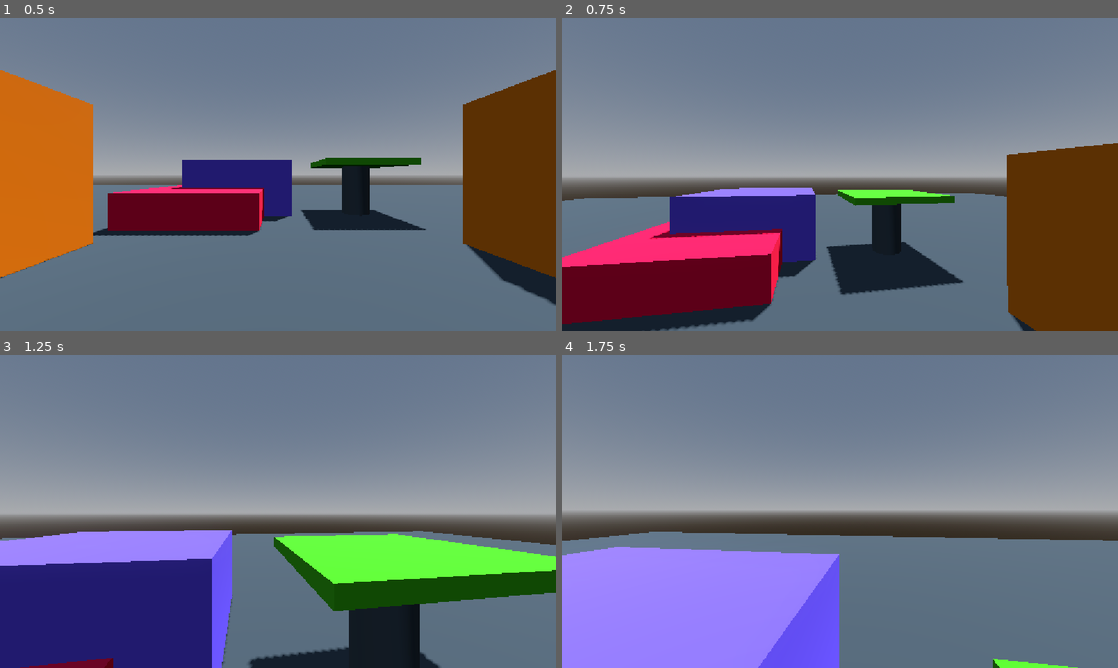
Above: before the commit, frames 1-4 (two rows, left to right).
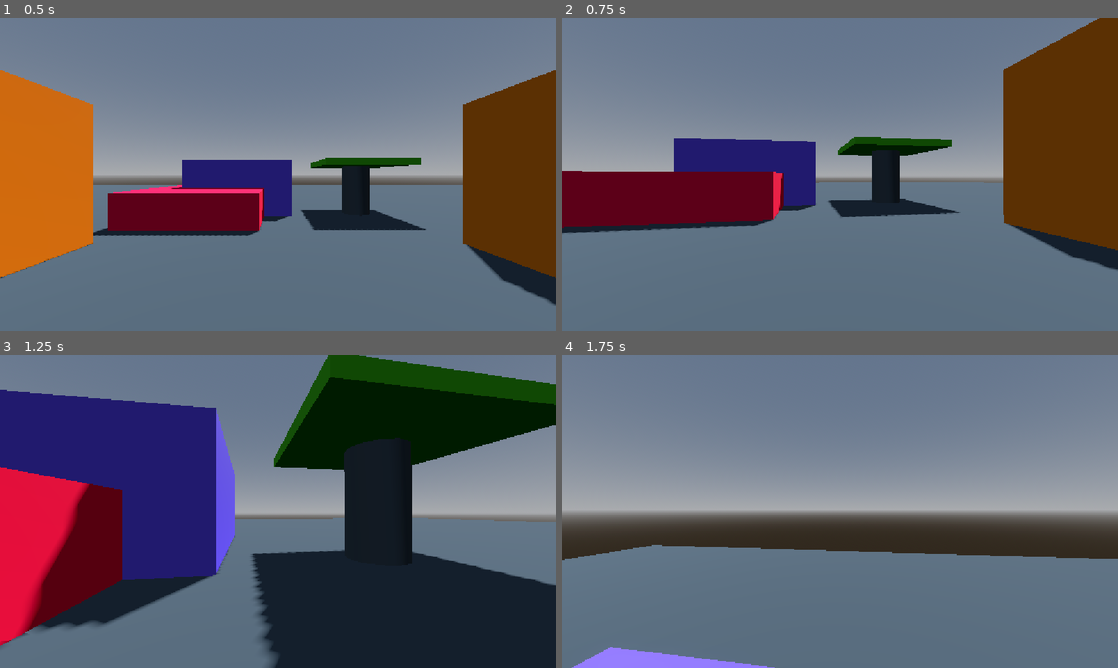
Above: after the commit, the same moments.

Repository: zednotfound/ultimate_godot
Game: Godot game, scene res://1_input/input_module.tscn
Same seed, same stepped clock (60 frames per second), same inputs: the game is played once before the commit and once after it.
Inputs (mouse positions are in pixels of both pictures, inside the frame that each line leads up to):
- Up to frame 1 (0.5 s): no input
- Up to frame 2 (0.75 s): tap Enter at 0.5 s; move the mouse to (867, 174) at 0.52 s; hold W (move_forward) from 0.53 s (still down); hold Space (jump) from 0.53 s (still down); tap Ctrl (crouch) at 0.6 s; click (867, 174) at 0.67 s
- Up to frame 3 (1.25 s): keep holding W (move_forward); keep holding Space (jump)
- Up to frame 4 (1.75 s): keep holding W (move_forward); move the mouse to (812, 511) at 1.27 s; release Space (jump) at 1.28 s; tap Space (jump) at 1.35, 1.52 s; click (812, 511) at 1.42 s; tap Ctrl (crouch) at 1.55 s

Frame 1 is identical in both runs. In frame 2, 43% of the frame differs, in the area x 0-100%, y 0-100%; in frame 3, 71%; in frame 4, 23%.

Commit message:
Exercise 1.3-1.5

Diff:
--- a/0_sandbox/player/player.gd
+++ b/0_sandbox/player/player.gd
@@ -1,18 +1,4 @@
-#########################################
-##  Starter Controller by GameDev.tv   ##
-#########################################
-
-# Bare-bones First Person Character Controller for the GameDev.tv Ultimate Godot Program
-# Use this as a starting point for your player at the start of the program
-
-# Installation Instructions:
-# 1. Download the project files and unzip them.
-# 2. Open the project folder in the file explorer.
-# 3. Locate the starter_controller folder.
-# 4. Copy the starter_controller.tscn and starter_controller.gd into your own project.
-
-# License: CC0
-
+class_name Player
 extends CharacterBody3D
 
 # Debug
@@ -36,14 +22,26 @@
 var max_speed := 0.0
 var movement_drag := 0.0
 var movement_direction := Vector3.ZERO
+var jump_charge := 0.0
+var is_crouching := false:
+	set(value):
+		is_crouching = value
+		if not is_crouching:
+			player_animation.play_backwards("crouch")
+		else:
+			player_animation.play("crouch")
 
 # Gravity and Jumping
 @export_group("Gravity and Jumping")
 @export var gravity := 18.0
-@export var jump_force := 10.0
+@export_range(0.1, 30.0) var min_jump_force := 5.0
+@export_range(0.2, 50.0) var max_jump_force := 15.0
+@export_range(0.5, 5.0) var jump_charge_time := 2.0
+@export_range(1.0, 30.0) var jump_camera_stretch := 12.0
 
-# Onready Variables
-@onready var camera_3d: Camera3D = $Camera3D
+@onready var camera: Camera3D = $Camera3D
+@onready var camera_starting_fov := camera.fov
+@onready var player_animation: AnimationPlayer = $PlayerAnimation
 
 
 func _ready() -> void:
@@ -54,7 +52,7 @@
 	set_new_max_speed(move_speed)
 
 
-func _process(_delta: float) -> void:
+func _process(delta: float) -> void:
 	# Capture the mouse if the left mouse button is pressed
 	if (
 		Input.is_mouse_button_pressed(MOUSE_BUTTON_LEFT)
@@ -83,9 +81,33 @@
 	set_movement_direction(new_move_dir)
 	determine_player_move_speed()
 
-	# Jump check
+	# Charge up jump
 	if Input.is_action_just_pressed("jump"):
-		jump()
+		camera.v_offset = -0.05
+	if Input.is_action_pressed("jump"):
+		jump_charge = min(jump_charge_time, jump_charge + delta)
+		camera.fov = camera_starting_fov + (jump_charge / jump_charge_time) * jump_camera_stretch
+	# Release charged jump
+	elif Input.is_action_just_released("jump"):
+		if is_crouching:
+			is_crouching = false
+		var jump_force = (
+			min_jump_force + ((jump_charge / jump_charge_time) * (max_jump_force - min_jump_force))
+		)
+		jump(jump_force)
+		jump_charge = 0
+		camera.v_offset = 0
+		camera.fov = camera_starting_fov
+
+	# Crouch
+	if Input.is_action_just_pressed("crouch"):
+		is_crouching = not is_crouching
+		# if not is_crouching:
+		# 	player_animation.play("crouch")
+		# 	is_crouching = true
+		# else:
+		# 	player_animation.play_backwards("crouch")
+		# 	is_crouching = false
 
 
 func _physics_process(delta: float) -> void:
@@ -123,20 +145,20 @@
 
 func _input(event: InputEvent) -> void:
 	# Rotate the camera based on mouse motion
-	if (event is InputEventMouseMotion) && (Input.mouse_mode == Input.MOUSE_MODE_CAPTURED):
+	if event is InputEventMouseMotion and Input.mouse_mode == Input.MOUSE_MODE_CAPTURED:
 		# Rotate the controller left and right based on horizontal mouse motion
 		rotation_degrees.y -= event.relative.x * mouse_sensitivity.x
 
 		# Rotate the camera up and down based on vertical mouse motion
-		camera_3d.rotation_degrees.x -= event.relative.y * mouse_sensitivity.y
+		camera.rotation_degrees.x -= event.relative.y * mouse_sensitivity.y
 
 		# Clamp the camera rotation between min and max look angles
-		camera_3d.rotation_degrees.x = clampf(
-			camera_3d.rotation_degrees.x, min_vertical_look_angle, max_vertical_look_angle
+		camera.rotation_degrees.x = clampf(
+			camera.rotation_degrees.x, min_vertical_look_angle, max_vertical_look_angle
 		)
 
 
-func jump() -> void:
+func jump(jump_force: float) -> void:
 	if is_on_floor():
 		velocity.y = jump_force
 
--- a/0_sandbox/player/player.tscn
+++ b/0_sandbox/player/player.tscn
@@ -14,9 +14,145 @@
 radius = 0.48
 height = 1.98
 
+[sub_resource type="Animation" id="Animation_87oom"]
+length = 0.001
+tracks/0/type = "value"
+tracks/0/imported = false
+tracks/0/enabled = true
+tracks/0/path = NodePath("CapsuleMesh:mesh:height")
+tracks/0/interp = 1
+tracks/0/loop_wrap = true
+tracks/0/keys = {
+"times": PackedFloat32Array(0),
+"transitions": PackedFloat32Array(1),
+"update": 0,
+"values": [1.98]
+}
+tracks/1/type = "value"
+tracks/1/imported = false
+tracks/1/enabled = true
+tracks/1/path = NodePath("CapsuleMesh:position")
+tracks/1/interp = 1
+tracks/1/loop_wrap = true
+tracks/1/keys = {
+"times": PackedFloat32Array(0),
+"transitions": PackedFloat32Array(1),
+"update": 0,
+"values": [Vector3(0, 1, 0)]
+}
+tracks/2/type = "value"
+tracks/2/imported = false
+tracks/2/enabled = true
+tracks/2/path = NodePath("CollisionShape3D:shape:height")
+tracks/2/interp = 1
+tracks/2/loop_wrap = true
+tracks/2/keys = {
+"times": PackedFloat32Array(0),
+"transitions": PackedFloat32Array(1),
+"update": 0,
+"values": [1.98]
+}
+tracks/3/type = "value"
+tracks/3/imported = false
+tracks/3/enabled = true
+tracks/3/path = NodePath("CollisionShape3D:position")
+tracks/3/interp = 1
+tracks/3/loop_wrap = true
+tracks/3/keys = {
+"times": PackedFloat32Array(0),
+"transitions": PackedFloat32Array(1),
+"update": 0,
+"values": [Vector3(0, 1, 0)]
+}
+tracks/4/type = "value"
+tracks/4/imported = false
+tracks/4/enabled = true
+tracks/4/path = NodePath("Camera3D:position")
+tracks/4/interp = 1
+tracks/4/loop_wrap = true
+tracks/4/keys = {
+"times": PackedFloat32Array(0),
+"transitions": PackedFloat32Array(1),
+"update": 0,
+"values": [Vector3(0, 1.5, -0.1)]
+}
+
+[sub_resource type="Animation" id="Animation_4up0j"]
+resource_name = "crouch"
+length = 0.13333334
+tracks/0/type = "value"
+tracks/0/imported = false
+tracks/0/enabled = true
+tracks/0/path = NodePath("CapsuleMesh:mesh:height")
+tracks/0/interp = 1
+tracks/0/loop_wrap = true
+tracks/0/keys = {
+"times": PackedFloat32Array(0, 0.13333334),
+"transitions": PackedFloat32Array(1, 1),
+"update": 0,
+"values": [1.98, 1.19]
+}
+tracks/1/type = "value"
+tracks/1/imported = false
+tracks/1/enabled = true
+tracks/1/path = NodePath("CapsuleMesh:position")
+tracks/1/interp = 1
+tracks/1/loop_wrap = true
+tracks/1/keys = {
+"times": PackedFloat32Array(0, 0.13333334),
+"transitions": PackedFloat32Array(1, 1),
+"update": 0,
+"values": [Vector3(0, 1, 0), Vector3(0, 0.6, 0)]
+}
+tracks/2/type = "value"
+tracks/2/imported = false
+tracks/2/enabled = true
+tracks/2/path = NodePath("CollisionShape3D:shape:height")
+tracks/2/interp = 1
+tracks/2/loop_wrap = true
+tracks/2/keys = {
+"times": PackedFloat32Array(0, 0.13333334),
+"transitions": PackedFloat32Array(1, 1),
+"update": 0,
+"values": [1.98, 1.19]
+}
+tracks/3/type = "value"
+tracks/3/imported = false
+tracks/3/enabled = true
+tracks/3/path = NodePath("CollisionShape3D:position")
+tracks/3/interp = 1
+tracks/3/loop_wrap = true
+tracks/3/keys = {
+"times": PackedFloat32Array(0, 0.13333334),
+"transitions": PackedFloat32Array(1, 1),
+"update": 0,
+"values": [Vector3(0, 1, 0), Vector3(0, 0.6, 0)]
+}
+tracks/4/type = "value"
+tracks/4/imported = false
+tracks/4/enabled = true
+tracks/4/path = NodePath("Camera3D:position")
+tracks/4/interp = 1
+tracks/4/loop_wrap = true
+tracks/4/keys = {
+"times": PackedFloat32Array(0, 0.13333334),
+"transitions": PackedFloat32Array(1, 1),
+"update": 0,
+"values": [Vector3(0, 1.5, -0.1), Vector3(0, 0.79999995, -0.1)]
+}
+
+[sub_resource type="AnimationLibrary" id="AnimationLibrary_afuka"]
+_data = {
+&"RESET": SubResource("Animation_87oom"),
+&"crouch": SubResource("Animation_4up0j")
+}
+
 [node name="Player" type="CharacterBody3D" unique_id=69406656]
 script = ExtResource("1_87oom")
-jump_force = 7.5
+min_jump_force = 4.0
+max_jump_force = 10.0
+jump_charge_time = 0.5
+jump_camera_stretch = 3.0
 
 [node name="CapsuleMesh" type="CSGMesh3D" parent="." unique_id=52869941]
 transform = Transform3D(1, 0, 0, 0, 1, 0, 0, 0, 1, 0, 1, 0)
@@ -29,3 +165,6 @@
 [node name="Camera3D" type="Camera3D" parent="." unique_id=780504536]
 transform = Transform3D(1, 0, 0, 0, 1, 0, 0, 0, 1, 0, 1.5, -0.1)
 current = true
+
+[node name="PlayerAnimation" type="AnimationPlayer" parent="." unique_id=1256185140]
+libraries/ = SubResource("AnimationLibrary_afuka")
--- a/1_input/input_module.tscn
+++ b/1_input/input_module.tscn
@@ -54,9 +54,9 @@
 material = SubResource("StandardMaterial3D_vp6bh")
 
 [node name="Wall6" type="CSGBox3D" parent="WallGroup2" index="2" unique_id=170562329]
-transform = Transform3D(1, 0, 0, 0, 1, 0, 0, 0, 1, 4.1, 2, 2.5)
+transform = Transform3D(1, 0, 0, 0, 1, 0, 0, 0, 1, 4.1, 2.1, 2.5)
 use_collision = true
-size = Vector3(0.2, 2, 1)
+size = Vector3(0.2, 1.8000001, 1)
 material = SubResource("StandardMaterial3D_vp6bh")
 
 [node name="Platforms" type="Node3D" parent="." index="4" unique_id=1743545297]
--- a/project.godot
+++ b/project.godot
@@ -16,8 +16,9 @@
 
 [display]
 
+window/size/mode=2
 window/stretch/mode="canvas_items"
-window/stretch/aspect="expand"
+window/stretch/aspect="ignore"
 
 [input]
 
